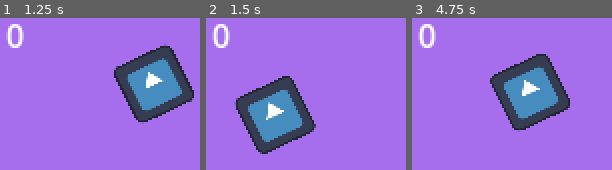
Above: before the commit, frames 1-3 (left to right).
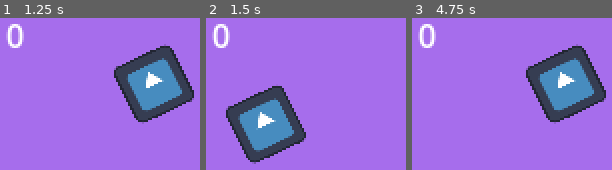
Above: after the commit, the same moments.

Repository: emmetl913/GMTK2024
Game: Godot game, scene res://games/CrackingGame/CrackingGame.tscn
The game is run twice, just before and just after one commit, with the same random seed, the same clock (stepped at 60 frames per second) and the same inputs. This scene is started directly instead of the project's main scene. The engine's default icon, where the game draws it, is replaced by a stand-in: a white triangle on a blue panel in a dark square.
Inputs (mouse positions are in pixels of both pictures, inside the frame that each line leads up to):
- Up to frame 1 (1.25 s): tap Enter at 0.5 s; move the mouse to (outside the picture) at 0.52 s; hold S (S) from 0.53 s (still down)
- Up to frame 2 (1.5 s): tap Space at 1.25 s; move the mouse to (outside the picture) at 1.27 s; release S (S) at 1.28 s; click (outside the picture) at 1.35 s
- Up to frame 3 (4.75 s): tap S (S) at 1.55, 3.05, 4.55 s; move the mouse to (586, 60) at 2.02 s; hold S (S) 2.03-2.78 s; tap Enter at 2.75, 4.25 s; move the mouse to (outside the picture) at 2.77 s; tap W (W) at 2.85 s; tap Space at 3.5 s; move the mouse to (outside the picture) at 3.52 s; hold S (S) 3.53-4.28 s; move the mouse to (outside the picture) at 4.27 s; click (outside the picture) at 4.35 s

Frame 1 is identical in both runs. In frame 2, 12% of the frame differs, in the area x 10-55%, y 38-97%; in frame 3, 19%, in the area x 39-97%, y 17-75%.

Commit message:
Change cracking timer

Diff:
--- a/games/CrackingGame/CrackingGame.tscn
+++ b/games/CrackingGame/CrackingGame.tscn
@@ -11,7 +11,7 @@
 
 [node name="CrackingGame" type="Node2D"]
 script = ExtResource("1_s24qa")
-crack_speed = 350
+crack_speed = 400
 
 [node name="ColorRect" type="ColorRect" parent="."]
 offset_right = 320.0
@@ -43,6 +43,7 @@
 offset_bottom = 49.0
 
 [node name="Crack_timer" type="Timer" parent="."]
+wait_time = 1.5
 one_shot = true
 
 [connection signal="timeout" from="Crack_timer" to="." method="_on_crack_timer_timeout"]
